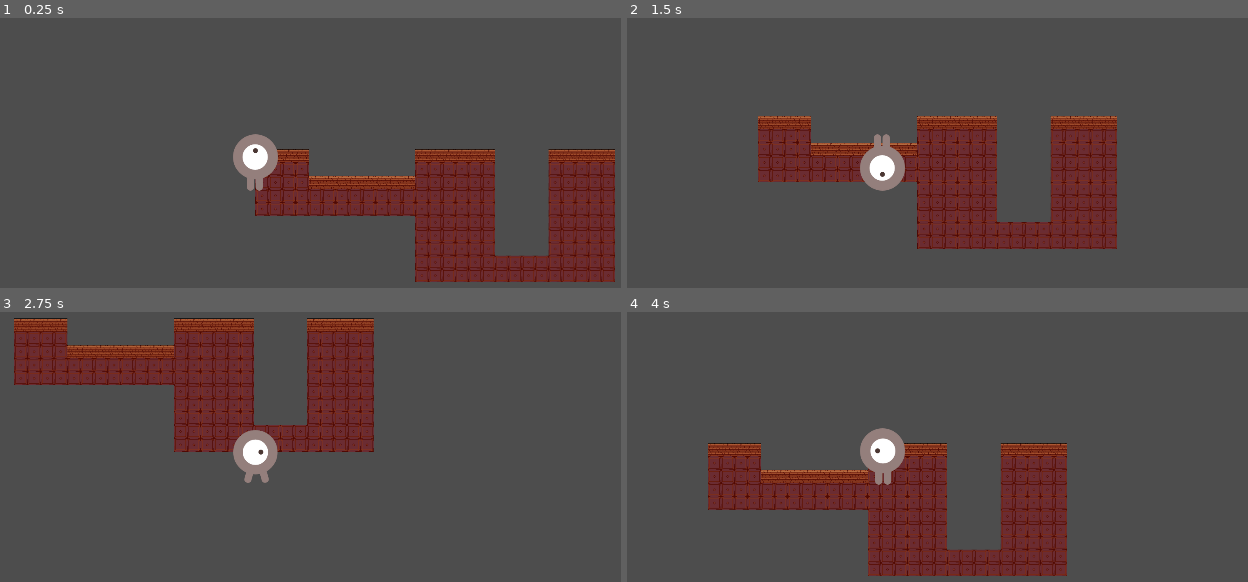
Above: before the commit, frames 1-4 (two rows, left to right).
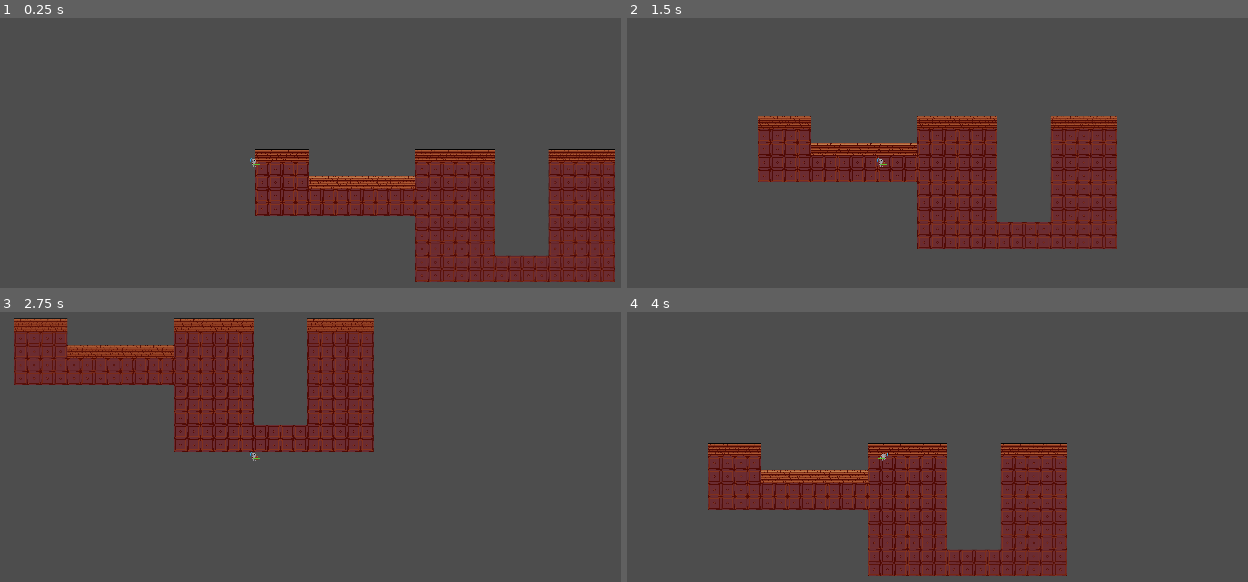
Above: after the commit, the same moments.

Repository: nvbeusekom/GMTK-Game-Jam-2023
Game: Godot game, scene res://dungeoncrawl.tscn
Same seed, same stepped clock (60 frames per second), same inputs: the game is played once before the commit and once after it.
Inputs:
- Up to frame 1 (0.25 s): no input
- Up to frame 2 (1.5 s): tap Enter at 0.5 s; hold D (move_right) 0.53-1.28 s; hold S (move_down) from 1.28 s (still down)
- Up to frame 3 (2.75 s): release S (move_down) at 2.03 s; hold D (move_right) from 2.03 s (still down)
- Up to frame 4 (4 s): release D (move_right) at 2.78 s; hold W (move_up) 2.78-3.53 s; hold A (move_left) from 3.53 s (still down)

The runs differ from the first frame. In frame 1, 1.6% of the frame differs, in the area x 37-100%, y 42-89%; in frame 2, 1.6%; in frame 3, 1.1%; in frame 4, 1.7%, in the area x 13-71%, y 42-98%.

Commit message:
added animation to player

Diff:
--- a/player.gd
+++ b/player.gd
@@ -29,14 +29,13 @@
 	position += velocity * delta
 	position.x = clamp(position.x, 0, screen_size.x)
 	position.y = clamp(position.y, 0, screen_size.y)
+	if velocity.length() > 0:
+		$AnimatedSprite2D.animation = "walk"
+	else:
+		$AnimatedSprite2D.animation = "idle"
 	if velocity.x != 0:
-		$AnimatedSprite2D.animation = "walk"
-		$AnimatedSprite2D.flip_v = false
 	# See the note below about boolean assignment.
 		$AnimatedSprite2D.flip_h = velocity.x < 0
-	elif velocity.y != 0:
-		$AnimatedSprite2D.animation = "up"
-		$AnimatedSprite2D.flip_v = velocity.y > 0
 
 
 func _on_body_entered(body):
--- a/player.tscn
+++ b/player.tscn
@@ -1,30 +1,38 @@
-[gd_scene load_steps=7 format=3 uid="uid://c2qbi5sqj3jpi"]
+[gd_scene load_steps=9 format=3 uid="uid://c2qbi5sqj3jpi"]
 
 [ext_resource type="Script" path="res://player.gd" id="1_xbm4n"]
-[ext_resource type="Texture2D" uid="uid://dx5ob32itvepm" path="res://art/playerGrey_up1.png" id="2_5l50n"]
-[ext_resource type="Texture2D" uid="uid://b4k34m0fa6fpx" path="res://art/playerGrey_walk1.png" id="2_u1h37"]
-[ext_resource type="Texture2D" uid="uid://bsifsfda2d5rt" path="res://art/playerGrey_walk2.png" id="3_4isps"]
-[ext_resource type="Texture2D" uid="uid://e4yy2fdm36ar" path="res://art/playerGrey_up2.png" id="3_kdtmp"]
+[ext_resource type="Texture2D" uid="uid://c2orwwwan71p2" path="res://art/KnightIdle1Side.png" id="2_cubyc"]
+[ext_resource type="Texture2D" uid="uid://cw8tfqe4fcng5" path="res://art/KnightIdle2Side.png" id="3_uxh8g"]
+[ext_resource type="Texture2D" uid="uid://b804m7jttek3v" path="res://art/KnightWalk1Side.png" id="4_cl7nw"]
+[ext_resource type="Texture2D" uid="uid://w1vybv5dt87o" path="res://art/KnightWalk2Side.png" id="5_r7mdq"]
+[ext_resource type="Texture2D" uid="uid://drdxysl8yxxam" path="res://art/KnightWalk3Side.png" id="6_wbb0g"]
+[ext_resource type="Texture2D" uid="uid://b5fols1yycsyx" path="res://art/KnightWalk4Side.png" id="7_wj05t"]
 
 [sub_resource type="SpriteFrames" id="SpriteFrames_1ikww"]
 animations = [{
 "frames": [{
 "duration": 1.0,
-"texture": ExtResource("2_5l50n")
+"texture": ExtResource("2_cubyc")
 }, {
 "duration": 1.0,
-"texture": ExtResource("3_kdtmp")
+"texture": ExtResource("3_uxh8g")
 }],
 "loop": true,
-"name": &"up",
+"name": &"idle",
 "speed": 5.0
 }, {
 "frames": [{
 "duration": 1.0,
-"texture": ExtResource("2_u1h37")
+"texture": ExtResource("4_cl7nw")
 }, {
 "duration": 1.0,
-"texture": ExtResource("3_4isps")
+"texture": ExtResource("5_r7mdq")
+}, {
+"duration": 1.0,
+"texture": ExtResource("6_wbb0g")
+}, {
+"duration": 1.0,
+"texture": ExtResource("7_wj05t")
 }],
 "loop": true,
 "name": &"walk",
@@ -37,7 +45,7 @@
 
 [node name="AnimatedSprite2D" type="AnimatedSprite2D" parent="."]
 sprite_frames = SubResource("SpriteFrames_1ikww")
-animation = &"up"
+animation = &"idle"
 
 [node name="CollisionPolygon2D" type="CollisionPolygon2D" parent="."]
 
--- a/project.godot
+++ b/project.godot
@@ -43,3 +43,7 @@
 "events": [Object(InputEventKey,"resource_local_to_scene":false,"resource_name":"","device":-1,"window_id":0,"alt_pressed":false,"shift_pressed":false,"ctrl_pressed":false,"meta_pressed":false,"pressed":false,"keycode":0,"physical_keycode":83,"key_label":0,"unicode":115,"echo":false,"script":null)
 ]
 }
+
+[rendering]
+
+textures/canvas_textures/default_texture_filter=0
Not shown: 1 places in dungeon.tscn that only renumber resources
